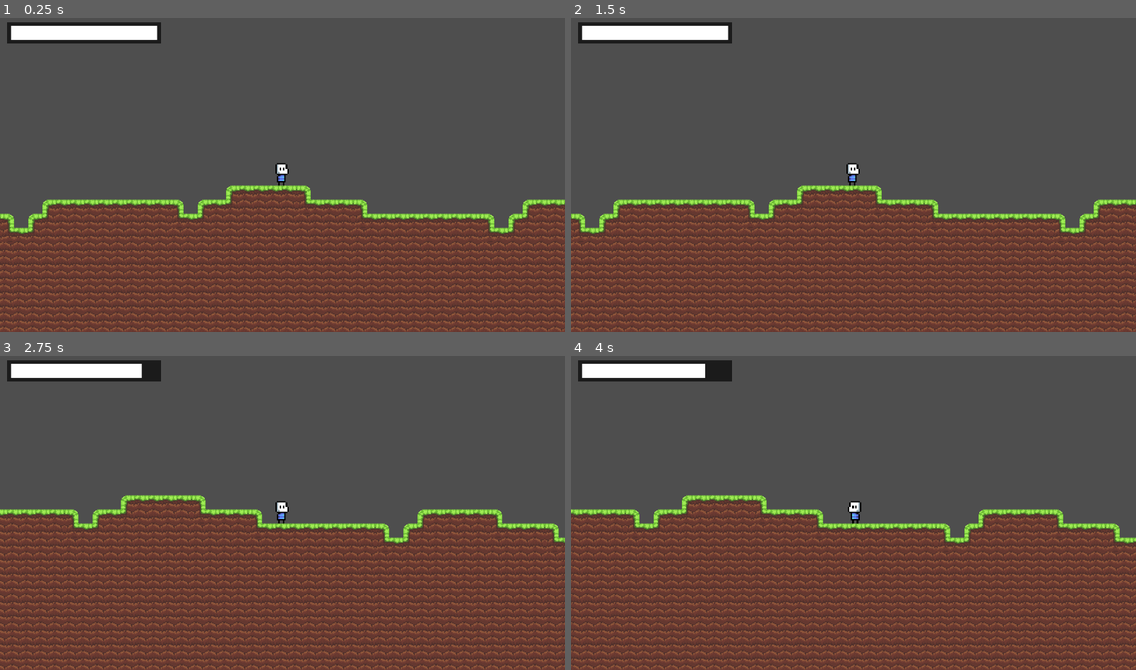
Above: before the commit, frames 1-4 (two rows, left to right).
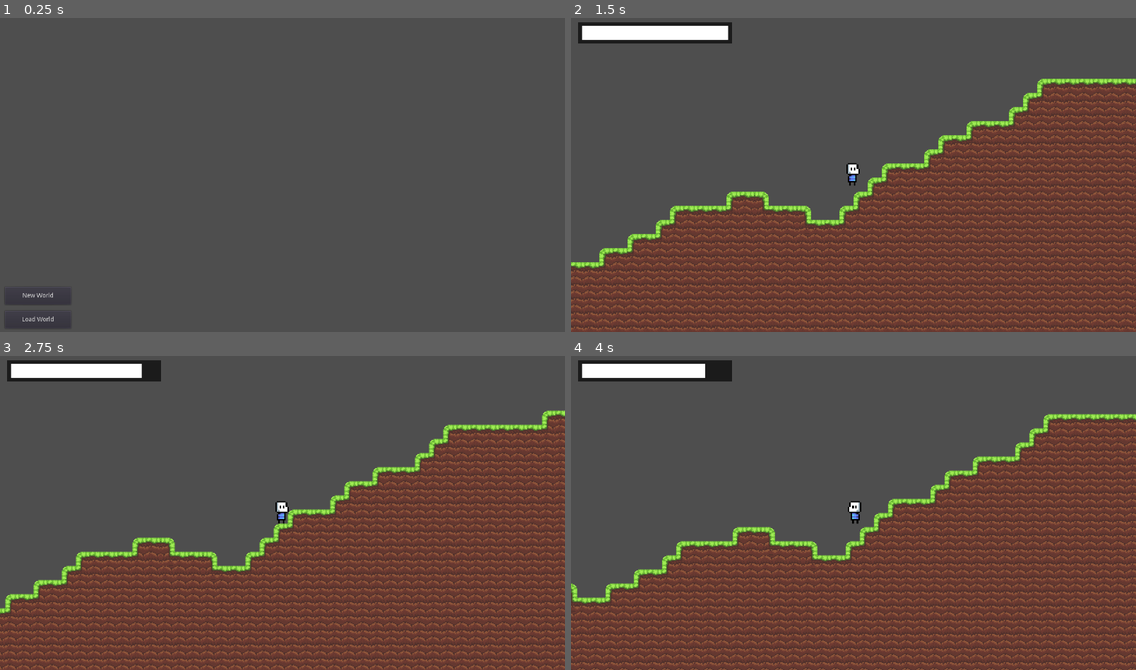
Above: after the commit, the same moments.

Repository: Gluipertje/Space-Union
Game: Godot game, scene res://src/scenes/templevel.tscn
The game is run twice, just before and just after one commit, with the same random seed, the same clock (stepped at 60 frames per second) and the same inputs. The project has no main scene, so this scene is started directly.
Inputs (mouse positions are in pixels of both pictures, inside the frame that each line leads up to):
- Up to frame 1 (0.25 s): no input
- Up to frame 2 (1.5 s): click (610, 319) at 0.5 s, where only the run after the commit has a clickable "Load World"; click (610, 294) at 1.25 s, where only the run after the commit has a clickable "New World"
- Up to frame 3 (2.75 s): tap Enter at 2 s; hold D (move_right) from 2.03 s (still down); hold Shift (sprint) from 2.03 s (still down); tap Space (jump) at 2.27 s
- Up to frame 4 (4 s): release Shift (sprint) at 2.78 s; tap Shift (sprint) at 2.85 s; tap Space (jump) at 3.02 s; release D (move_right) at 3.53 s; hold A (move_left) from 3.53 s (still down); hold Shift (sprint) from 3.53 s (still down)

The runs differ from the first frame. In frame 1, 43% of the frame differs, in the area x 0-100%, y 1-100%; in frame 2, 27%; in frame 3, 29%; in frame 4, 40%.

Commit message:
Werken aan seeds

Diff:
--- /dev/null
+++ b/savedscene.tscn
@@ -0,0 +1,3 @@
+[gd_scene format=2]
+
+[node name="Node" type="Node2D"]
--- a/src/actors/Player.tscn
+++ b/src/actors/Player.tscn
@@ -1,9 +1,10 @@
-[gd_scene load_steps=6 format=2]
+[gd_scene load_steps=7 format=2]
 
 [ext_resource path="res://assets/Character/Idle/Character01IdleSheet1.png" type="Texture" id=1]
 [ext_resource path="res://src/actors/PlayerController.gd" type="Script" id=2]
 [ext_resource path="res://src/actors/Sprite.gd" type="Script" id=3]
 [ext_resource path="res://src/gamelogic/GUI/StaminaBar.gd" type="Script" id=4]
+[ext_resource path="res://src/gamelogic/GUI/SaveButton.gd" type="Script" id=5]
 
 [sub_resource type="RectangleShape2D" id=1]
 extents = Vector2( 7, 13 )
@@ -55,4 +56,17 @@
 __meta__ = {
 "_edit_use_anchors_": false
 }
+
+[node name="Button" type="Button" parent="Camera2D"]
+visible = false
+margin_left = -311.0
+margin_top = 153.0
+margin_right = -207.0
+margin_bottom = 173.0
+text = "Save World"
+script = ExtResource( 5 )
+__meta__ = {
+"_edit_use_anchors_": false
+}
 [connection signal="player_stats_changed" from="." to="Camera2D/Stamina" method="_on_Player_player_stats_changed"]
+[connection signal="pressed" from="Camera2D/Button" to="Camera2D/Button" method="_on_Button_pressed"]
--- /dev/null
+++ b/src/gamelogic/GUI/NewLoadButtons.gd
@@ -0,0 +1,15 @@
+extends Control
+
+
+func _on_Button2_pressed() -> void:
+	var worldGenPack = load("res://src/gamelogic/WorldGen.tscn")
+	var saveButtonPack = load("res://src/gamelogic/GUI/SaveButton.tscn")
+	var worldGen = worldGenPack.instance()
+	get_tree().get_root().add_child(worldGen)
+	get_parent().remove_child(self)
+
+
+func _on_Button_pressed() -> void:
+	var packed_scene = load("res://savedscene.tscn")
+	var my_scene = packed_scene.instance()
+	add_child(my_scene)
--- /dev/null
+++ b/src/gamelogic/GUI/NewLoadButtons.tscn
@@ -0,0 +1,30 @@
+[gd_scene load_steps=2 format=2]
+
+[ext_resource path="res://src/gamelogic/GUI/NewLoadButtons.gd" type="Script" id=1]
+
+[node name="NewLoadButtons" type="Control"]
+margin_right = 40.0
+margin_bottom = 40.0
+script = ExtResource( 1 )
+__meta__ = {
+"_edit_use_anchors_": false
+}
+
+[node name="Button" type="Button" parent="."]
+margin_left = 10.834
+margin_top = 671.764
+margin_right = 160.834
+margin_bottom = 711.764
+text = "Load World"
+
+[node name="Button2" type="Button" parent="."]
+margin_left = 10.8336
+margin_top = 618.002
+margin_right = 160.834
+margin_bottom = 658.002
+text = "New World"
+__meta__ = {
+"_edit_use_anchors_": false
+}
+[connection signal="pressed" from="Button" to="." method="_on_Button_pressed"]
+[connection signal="pressed" from="Button2" to="." method="_on_Button2_pressed"]
--- /dev/null
+++ b/src/gamelogic/GUI/SaveButton.gd
@@ -0,0 +1,5 @@
+extends Control
+
+
+func _on_Button_pressed() -> void:
+	pass
--- a/src/gamelogic/Generate.gd
+++ b/src/gamelogic/Generate.gd
@@ -13,7 +13,10 @@
 
 
 func _ready() -> void:
-	randomize()
+	var seedRaw = '127386541280102361206206578264096982346896'
+	var seedA = seed(seedRaw.hash())
+	seed(seedRaw.hash())
+	print(seedA)
 	generate()
 
 
@@ -25,6 +28,7 @@
 	var prevRand
 	var prevPosy = startGen.y + 1
 	set_cell_size(Vector2(16, 16))
+	randomize()
 	for curPosx in range(startGen.x, worldSize, smoothness): #Generates random slices according to the worldsize
 		if prevRand == 5:
 			rand = rand_range(3, 5)
@@ -55,7 +59,6 @@
 				set_cell(startGen.x + curPosx, i, 6)
 		if curPosx == worldSize / 2:
 			spawnPlayer(prevPosy, curPosx)
-		print (curPosx)
 
 
 func spawnPlayer(prevPosy, curPosx):
--- a/src/scenes/templevel.tscn
+++ b/src/scenes/templevel.tscn
@@ -1,7 +1,7 @@
 [gd_scene load_steps=2 format=2]
 
-[ext_resource path="res://src/gamelogic/WorldGen.tscn" type="PackedScene" id=1]
+[ext_resource path="res://src/gamelogic/GUI/NewLoadButtons.tscn" type="PackedScene" id=1]
 
 [node name="Node" type="Node2D"]
 
-[node name="TileMap" parent="." instance=ExtResource( 1 )]
+[node name="NewLoadButtons" parent="." instance=ExtResource( 1 )]
